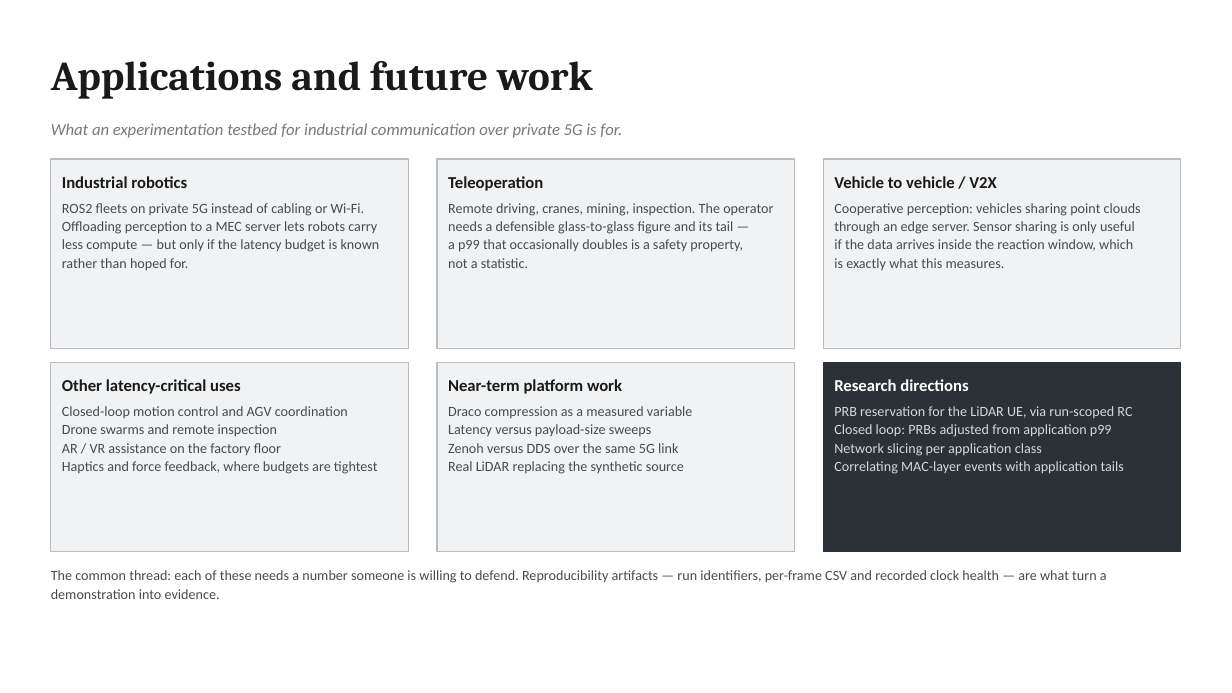
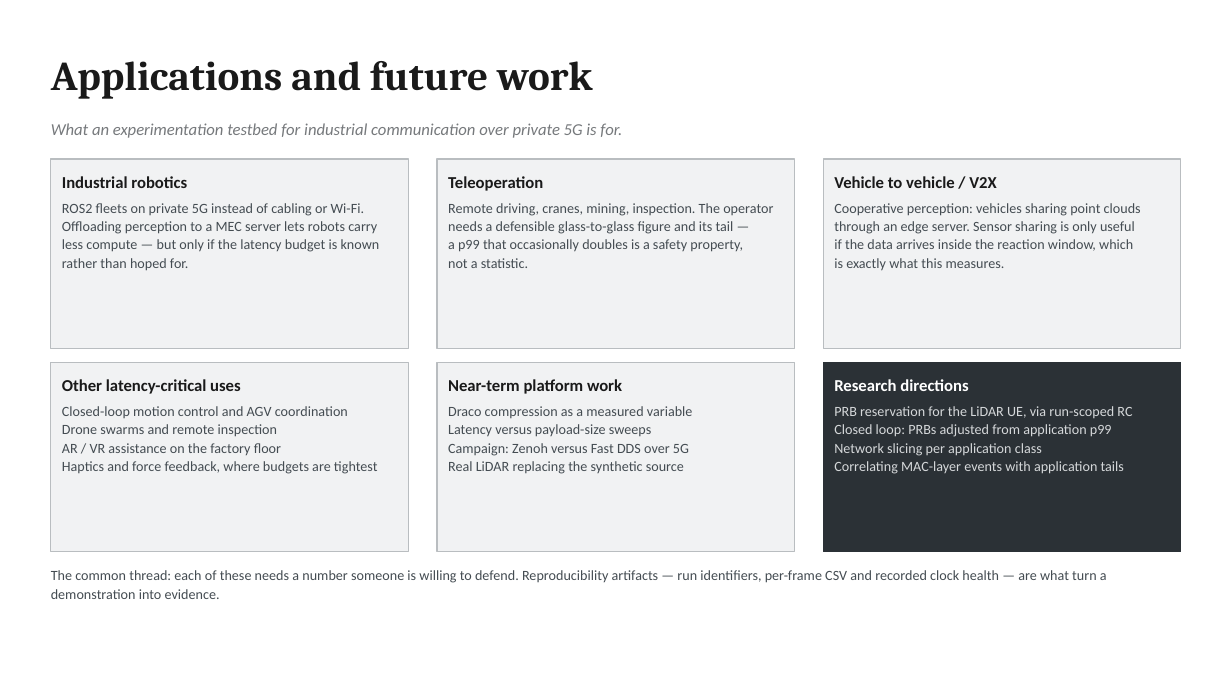
Before and after one commit to morosev/mec-cast, a slide deck: slide 11 of docs/slides/mec-cast-architecture.pptx. Drawn at 1232x693 pixels with LibreOffice and Linux fonts; fonts in the diff are those of the drawing. Boxes give left, top, right and bottom in pixels: in the first picture for what was removed or moved away, otherwise in the second. Text is boxed around its words. In the diff, an @@ line names an element or a change of style, - is before the commit and + after.

```diff
--- a/docs/slides/mec-cast-architecture.pptx
+++ b/docs/slides/mec-cast-architecture.pptx
@@ text at <box>448,443,689,456</box>: text changed @@
-Zenoh versus DDS over the same 5G link
+Campaign: Zenoh versus Fast DDS over 5G
```
Also in this commit, not shown: 5 other slides changed, 12 other files.
